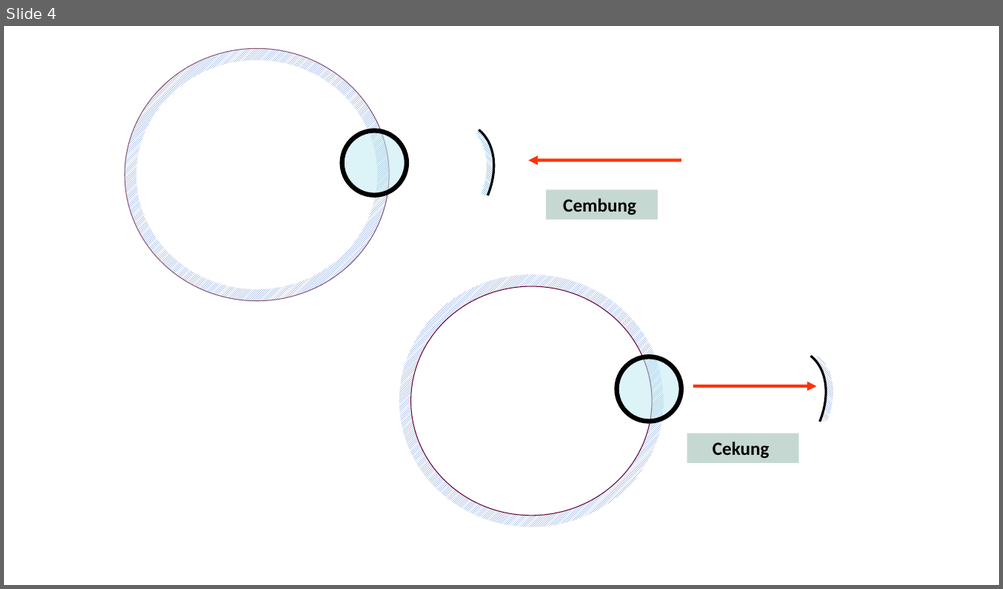
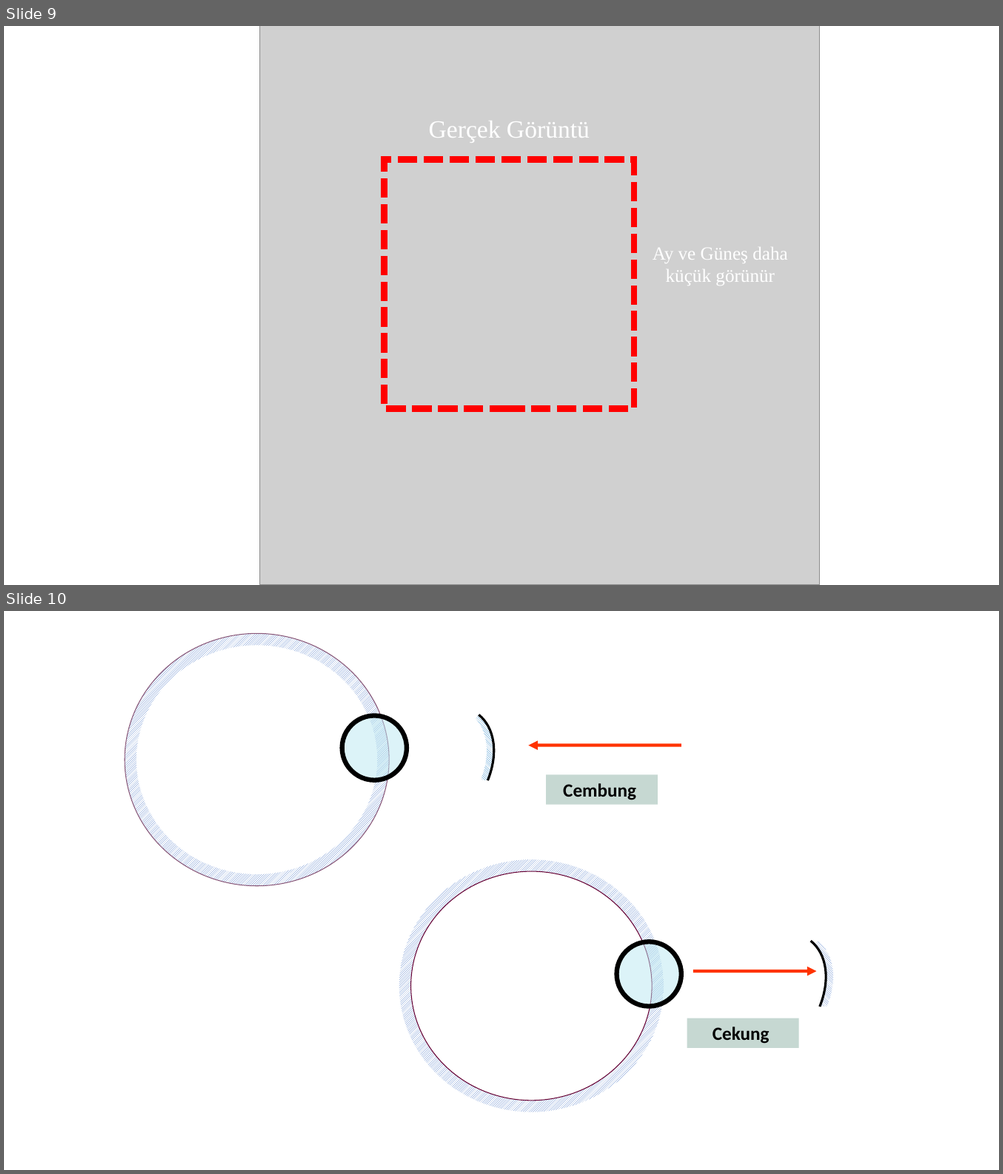
Before and after one commit to zahran1122/Sistem-Optik, a slide deck: Presentation1.pptx. Shown one above the other, each under a label of ours: slide 4 before the commit, slides 9 and 10 after it. The pictures are 1003x589 and 1003x1174 pixels, drawn with LibreOffice and Linux fonts; fonts in the diff are those of the drawing; grey boxes stand for pictures. Boxes give left, top, right and bottom in pixels: in the first picture for what was removed or moved away, otherwise in the second. Text is boxed around its words. In the diff, an @@ line names an element or a change of style, - is before the commit and + after.

```diff
--- a/Presentation1.pptx
+++ b/Presentation1.pptx
@@ slide 9 added at <box>4,26,999,585</box>, background #FFFFFF @@
@@ group added at <box>260,26,819,585</box>: 2 texts, 1 picture, 1 rectangle @@
+Gerçek Görüntü
+Ay ve Güneş daha küçük görünür
@@ what was slide 4 is now slide 10 @@
```
Also in this commit, not shown: 1 slide changed, 13 other slides added, 8 other files.
